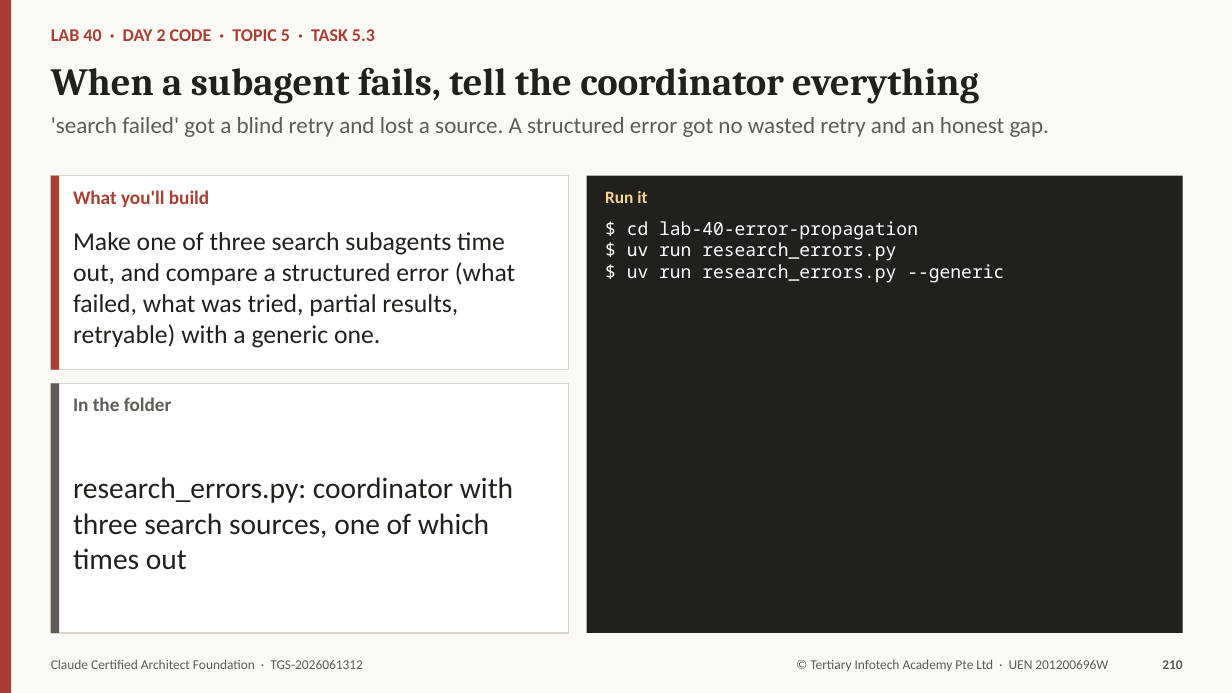
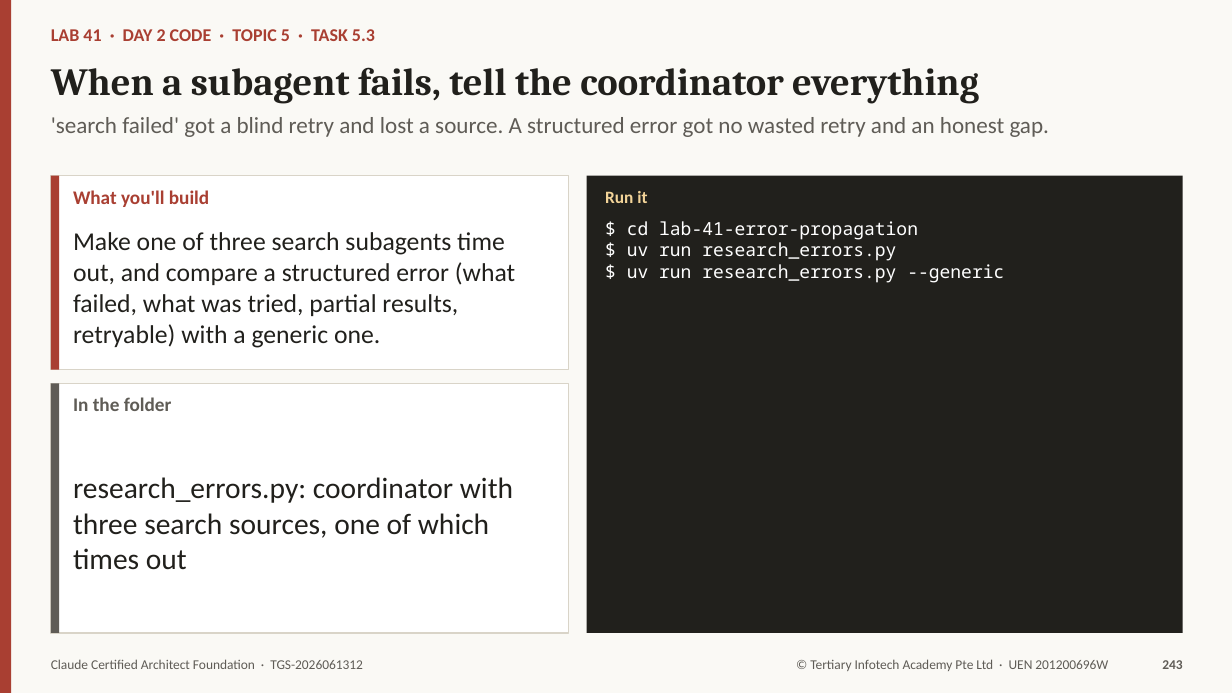
Before and after one commit to tertiarycourses/TGS-2026061312-Claude-Certified-Architect-Foundation, a slide deck: slide 243 of courseware/TGS-2026061312-Claude-Certified-Architect-Foundation-Trainer-Slides-v3.0.pptx (slide 210 before the commit). Drawn at 1232x693 pixels with LibreOffice and Linux fonts; fonts in the diff are those of the drawing. Boxes give left, top, right and bottom in pixels: in the first picture for what was removed or moved away, otherwise in the second. Text is boxed around its words. In the diff, an @@ line names an element or a change of style, - is before the commit and + after.

```diff
--- a/courseware/TGS-2026061312-Claude-Certified-Architect-Foundation-Trainer-Slides-v3.0.pptx
+++ b/courseware/TGS-2026061312-Claude-Certified-Architect-Foundation-Trainer-Slides-v3.0.pptx
@@ text at bbox=[51, 29, 375, 41]: text changed @@
-LAB 40 · DAY 2 CODE · TOPIC 5 · TASK 5.3
+LAB 41 · DAY 2 CODE · TOPIC 5 · TASK 5.3
@@ text at bbox=[627, 221, 918, 240]: text changed @@
-$ cd lab-40-error-propagation
+$ cd lab-41-error-propagation
@@ text at bbox=[1162, 660, 1182, 669]: text changed @@
-210
+243
```
Also in this commit, not shown: 176 other slides changed, 33 slides added, 1 other file.
